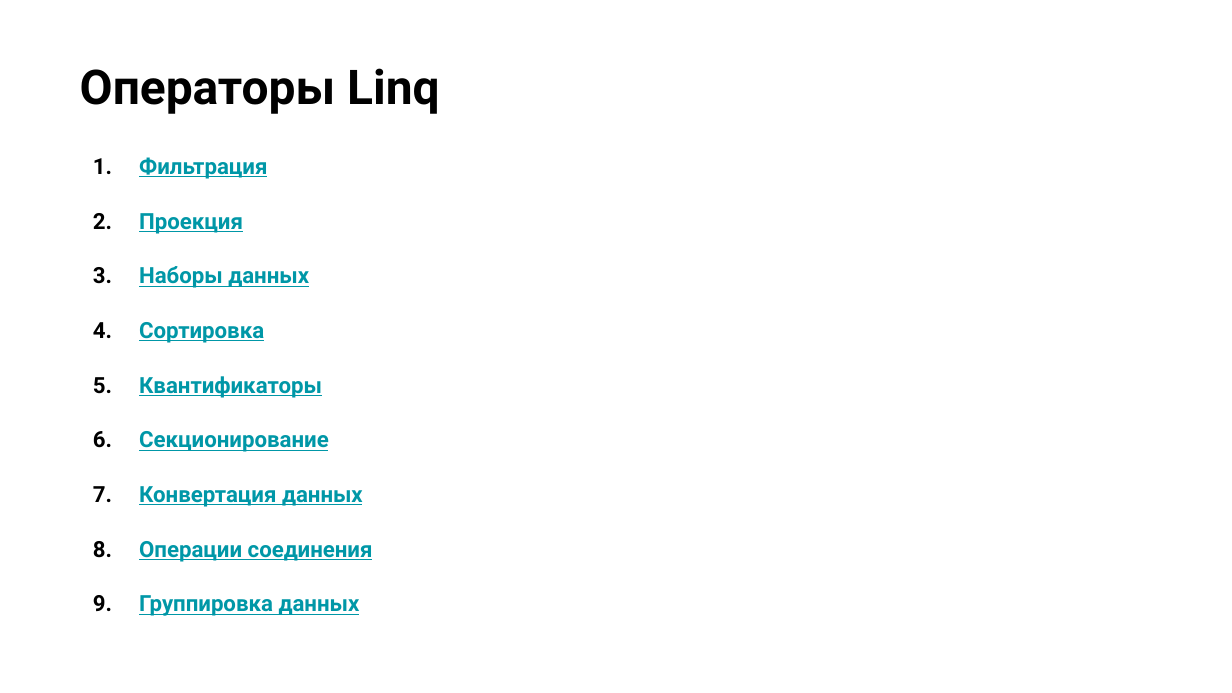
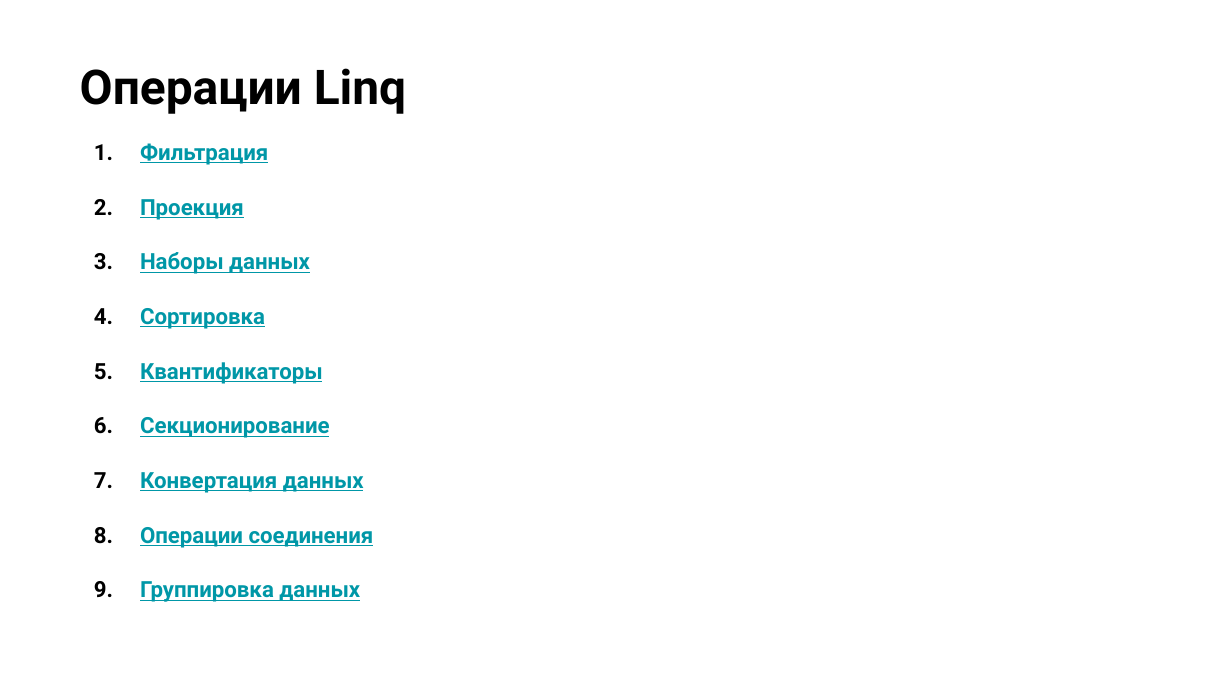
Before and after one commit to NilovPavel/LessonsLinq, a slide deck: slide 8 of LinqOperators.pptx (slide 13 before the commit). Drawn at 1232x693 pixels with LibreOffice and Linux fonts; fonts in the diff are those of the drawing; background and template pictures are left out. Boxes give left, top, right and bottom in pixels: in the first picture for what was removed or moved away, otherwise in the second. Text is boxed around its words. In the diff, an @@ line names an element or a change of style, - is before the commit and + after.

```diff
--- a/LinqOperators.pptx
+++ b/LinqOperators.pptx
@@ title at box(80, 68, 406, 114): text changed @@
-Операторы Linq
+Операции Linq
@@ text "Фильтрация": place and size @@
-text "Фильтрация" at box(139, 157, 373, 616)
+text "Фильтрация" at box(140, 143, 374, 602)
```
Also in this commit, not shown: 5 other slides changed, 1 slide added, 24 slides removed, 2 other files.
